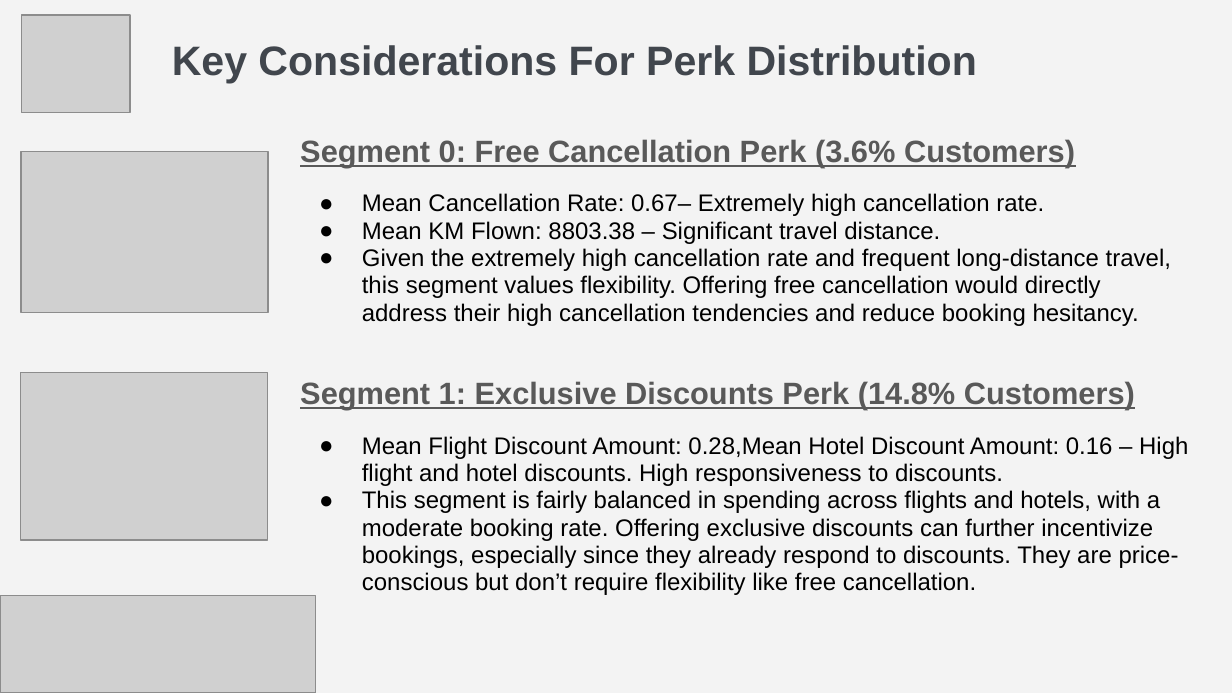
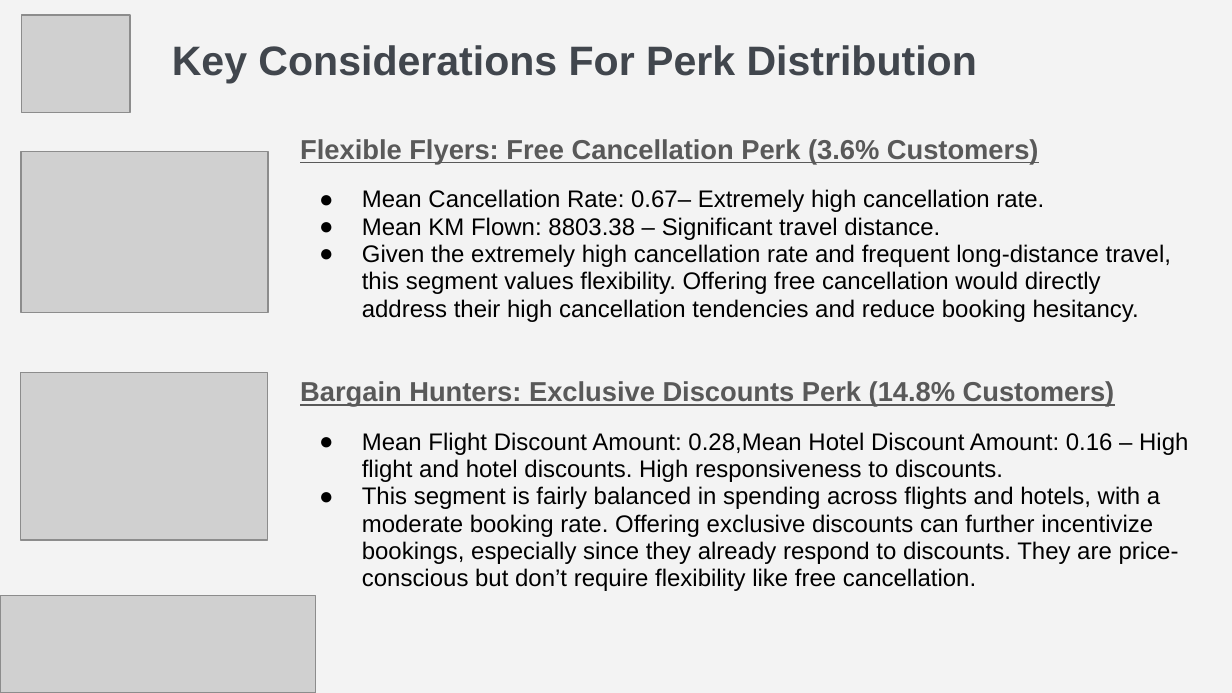
Before and after one commit to LeelaYathapu/TravelTide-Rewards-Program, a slide deck: slide 6 of TravelTide Loyalty Program Presentation.pptx. Drawn at 1232x693 pixels with LibreOffice and Linux fonts; fonts in the diff are those of the drawing; grey boxes stand for pictures. Boxes give left, top, right and bottom in pixels: in the first picture for what was removed or moved away, otherwise in the second. Text is boxed around its words. In the diff, an @@ line names an element or a change of style, - is before the commit and + after.

```diff
--- a/TravelTide Loyalty Program Presentation.pptx
+++ b/TravelTide Loyalty Program Presentation.pptx
@@ text at (x1=300, y1=139, x2=1039, y2=165): text changed; size 18 to 16 pt @@
-Segment 0: Free Cancellation Perk (3.6% Customers)
+Flexible Flyers: Free Cancellation Perk (3.6% Customers)
@@ text at (x1=300, y1=381, x2=1115, y2=407): text changed; size 18 to 16 pt @@
-Segment 1: Exclusive Discounts Perk (14.8% Customers)
+Bargain Hunters: Exclusive Discounts Perk (14.8% Customers)
```
Also in this commit, not shown: 3 other slides changed, 1 other file.
